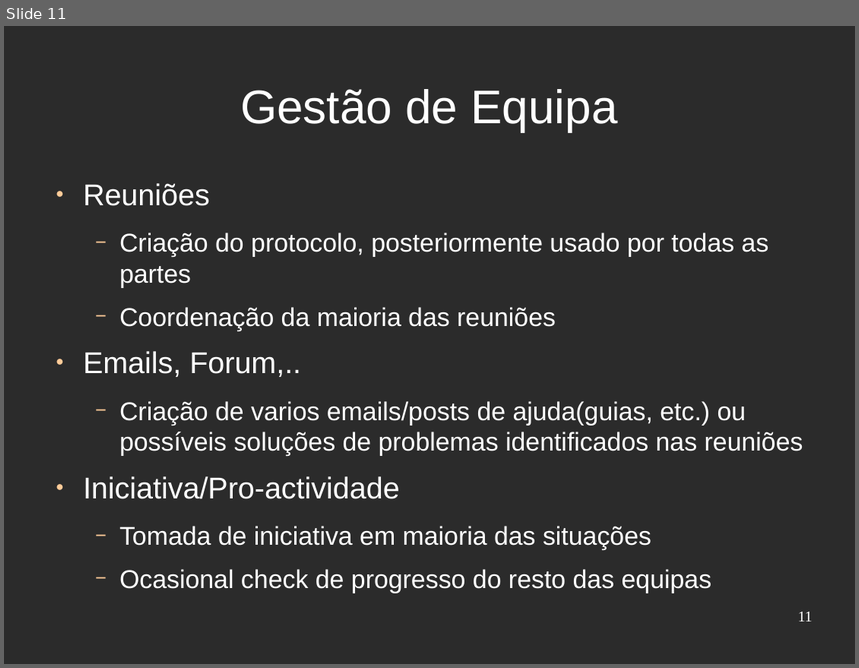
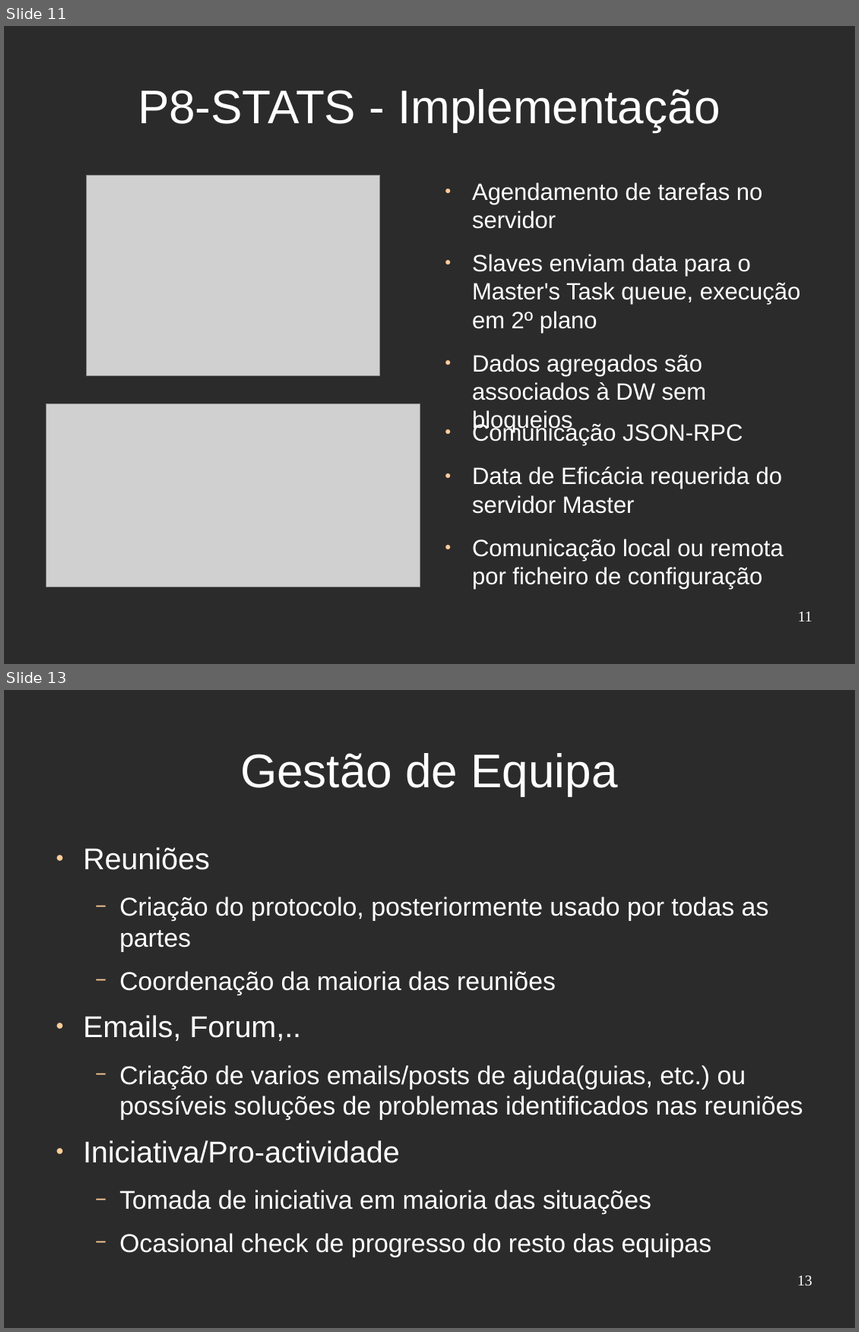
Before and after one commit to djjorjinho/mutworange_2011, a slide deck: documents/presentation/apresentacao_portugal.odp. Shown one above the other, each under a label of ours: slide 11 before the commit, slides 11 and 13 after it; the slides between them are not shown. The pictures are 859x668 and 859x1332 pixels, drawn with LibreOffice and Linux fonts; fonts in the diff are those of the drawing; grey boxes stand for pictures; background and template pictures are left out; a plain dark background stands for a picture behind light text. Boxes give left, top, right and bottom in pixels: in the first picture for what was removed or moved away, otherwise in the second. Text is boxed around its words. In the diff, an @@ line names an element or a change of style, - is before the commit and + after.

```diff
--- a/documents/presentation/apresentacao_portugal.odp
+++ b/documents/presentation/apresentacao_portugal.odp
@@ slide 11 added at <box>4,26,855,664</box>, background picture (left out) @@
@@ title added at <box>138,89,720,132</box>, 44 pt, text #FFFFFF @@
+P8-STATS - Implementação
@@ picture added at <box>87,175,380,376</box> @@
@@ text added at <box>472,183,801,433</box>, 22 pt, text #FFFFFF @@
+● Agendamento de tarefas no servidor
+● Slaves enviam data para o Master's Task queue, execução em 2º plano
+● Dados agregados são associados à DW sem bloqueios
@@ picture added at <box>47,404,420,588</box> @@
@@ text added at <box>472,423,783,589</box>, 22 pt, text #FFFFFF @@
+● Comunicação JSON-RPC
+● Data de Eficácia requerida do servidor Master
+● Comunicação local ou remota por ficheiro de configuração
@@ page number added at <box>798,612,813,622</box>, 14 pt, text #FFFFFF @@
+11
@@ what was slide 11 is now slide 13 @@
@@ page number at <box>797,1276,813,1286</box>: text changed @@
-11
+13
```
Also in this commit, not shown: 4 slides changed, 2 other slides added, 1 slide removed.
